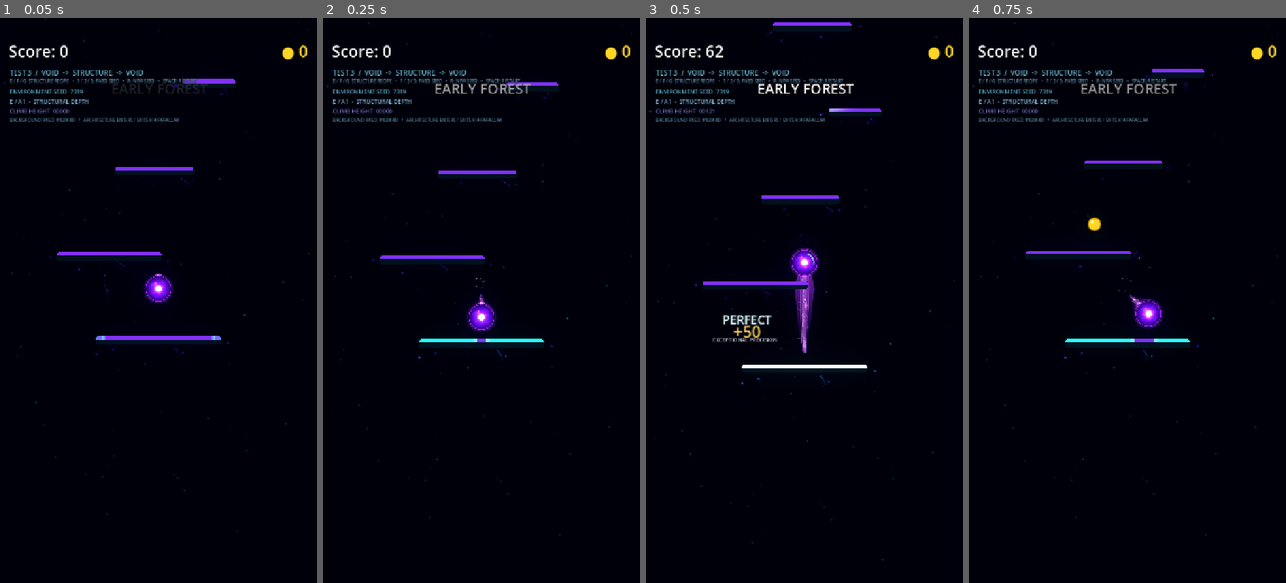
Above: before the commit, frames 1-4 (left to right).
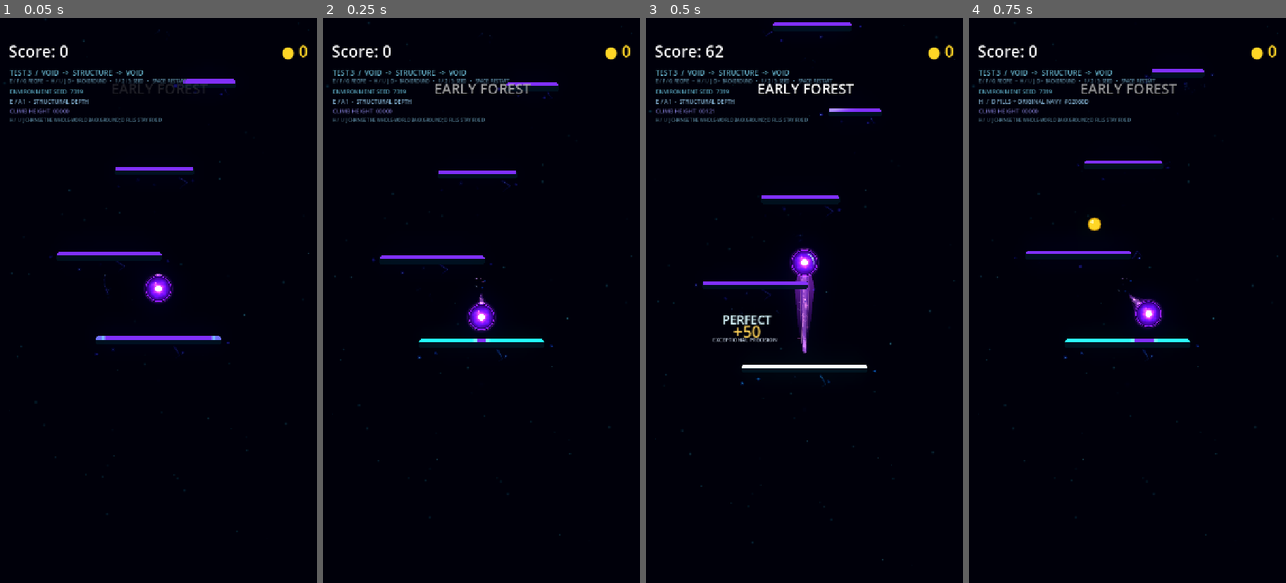
Above: after the commit, the same moments.

Repository: Kryodo/TowerJump
Game: Godot game, scene res://scenes/environment_architecture_transition_test.tscn
Same seed, same stepped clock (60 frames per second), same inputs: the game is played once before the commit and once after it. This scene is started directly instead of the project's main scene.
Inputs (mouse positions are in pixels of both pictures, inside the frame that each line leads up to):
- Up to frame 1 (0.05 s): no input
- Up to frame 2 (0.25 s): no input
- Up to frame 3 (0.5 s): no input
- Up to frame 4 (0.75 s): tap Enter at 0.5 s; move the mouse to (1197, 272) at 0.52 s; hold Right (ui_right) from 0.53 s (still down); tap H at 0.6 s; click (1197, 272) at 0.67 s

The runs differ from the first frame. In frame 1, 0.5% of the frame differs, in the area x 3-63%, y 10-19%; in frame 2, 0.5%; in frame 3, 0.5%; in frame 4, 0.7%.

Commit message:
Add whole-world D background transition comparisons

Diff:
--- a/scripts/environment_architecture_transition_test.gd
+++ b/scripts/environment_architecture_transition_test.gd
@@ -8,6 +8,11 @@
 
 const STRUCTURE_TOP_Y: float = -9000.0
 const STRUCTURE_BOTTOM_Y: float = -6000.0
+
+const BG_ORIGINAL_NAVY := Color(0.007843138, 0.023529412, 0.050980393, 1.0) # #02060D
+const BG_INTERMEDIATE_BLUE_BLACK := Color(0.003921569, 0.019607844, 0.039215688, 1.0) # #01050A
+const BG_NEAR_BLACK := Color(0.003921569, 0.011764706, 0.02745098, 1.0) # #010307
+const D_BACKGROUND_PALETTE_VARIANT: int = 3
 
 # Existing palette enum values: E/A1 = 4, F/A2 = 5, new hybrid G = 6.
 enum ArchitectureRecipe {
@@ -21,11 +26,13 @@
 var _game: Node2D
 var _camera: Camera2D
 var _ball: CharacterBody2D
+var _base_background: ColorRect
 var _background: Node2D
 var _seed_label: Label
 var _recipe_label: Label
 var _height_label: Label
 var _recipe: int = ArchitectureRecipe.A1_STRUCTURAL_DEPTH
+var _d_background_trial: int = -1 # -1 means use E/F/G with the original navy background.
 var _start_y: float
 var _seed_rng := RandomNumberGenerator.new()
 
@@ -54,8 +61,9 @@
 
 	_camera = _game.get_node_or_null("GameCamera") as Camera2D
 	_ball = _game.get_node_or_null("Ball") as CharacterBody2D
-	if _camera == null or _ball == null:
-		push_error("Architecture Transition Test: Main scene is missing GameCamera or Ball.")
+	_base_background = _game.get_node_or_null("GameCamera/Background") as ColorRect
+	if _camera == null or _ball == null or _base_background == null:
+		push_error("Architecture Transition Test: Main scene is missing GameCamera, Ball, or GameCamera/Background.")
 		return
 
 	_start_y = _ball.global_position.y
@@ -83,6 +91,12 @@
 			_set_recipe(ArchitectureRecipe.A2_INTEGRATED_FAR)
 		KEY_G:
 			_set_recipe(ArchitectureRecipe.HYBRID)
+		KEY_H:
+			_set_d_background_trial(0)
+		KEY_I:
+			_set_d_background_trial(1)
+		KEY_J:
+			_set_d_background_trial(2)
 		KEY_R:
 			_randomize_seed()
 		KEY_1:
@@ -111,7 +125,7 @@
 	_background.z_index = -50
 	_game.add_child(_background)
 	_background.call("set_environment_seed", initial_seed)
-	_background.call("set_palette_variant", int(_recipe))
+	_apply_selected_presentation()
 
 
 func _create_overlay() -> void:
@@ -131,7 +145,7 @@
 
 	var instructions := Label.new()
 	instructions.position = Vector2(22.0, 136.0)
-	instructions.text = "E / F / G: STRUCTURE RECIPE   •   1 / 2 / 3: FIXED SEED   •   R: NEW SEED   •   SPACE: RESTART"
+	instructions.text = "E / F / G: RECIPE   •   H / I / J: D + BACKGROUND   •   1 / 2 / 3: SEED   •   SPACE: RESTART"
 	instructions.add_theme_font_size_override("font_size", 10)
 	instructions.add_theme_color_override("font_color", Color(0.36, 0.54, 0.64, 0.95))
 	instructions.add_theme_color_override("font_outline_color", Color(0.0, 0.01, 0.025, 1.0))
@@ -164,7 +178,7 @@
 
 	var background_note := Label.new()
 	background_note.position = Vector2(22.0, 224.0)
-	background_note.text = "BACKGROUND FIXED  #02060D   •   ARCHITECTURE ENTERS / EXITS VIA PARALLAX"
+	background_note.text = "H / I / J CHANGE THE WHOLE-WORLD BACKGROUND; D FILLS STAY FIXED"
 	background_note.add_theme_font_size_override("font_size", 10)
 	background_note.add_theme_color_override("font_color", Color(0.36, 0.54, 0.64, 0.90))
 	background_note.add_theme_color_override("font_outline_color", Color(0.0, 0.01, 0.025, 1.0))
@@ -176,9 +190,40 @@
 
 func _set_recipe(value: int) -> void:
 	_recipe = value
+	_d_background_trial = -1
+	_apply_selected_presentation()
+	_update_recipe_label()
+
+
+func _set_d_background_trial(value: int) -> void:
+	# Keep D's structural fills identical while switching the entire world's backdrop.
+	_recipe = D_BACKGROUND_PALETTE_VARIANT
+	_d_background_trial = clampi(value, 0, 2)
+	_apply_selected_presentation()
+	_update_recipe_label()
+
+
+func _selected_background_color() -> Color:
+	match _d_background_trial:
+		1:
+			return BG_INTERMEDIATE_BLUE_BLACK
+		2:
+			return BG_NEAR_BLACK
+		_:
+			return BG_ORIGINAL_NAVY
+
+
+func _apply_selected_presentation() -> void:
+	var selected_background: Color = _selected_background_color()
+	if _base_background != null:
+		# This ColorRect covers the whole viewport on every frame/height, so this is
+		# a true global void-color change rather than a band confined to the structure.
+		_base_background.color = selected_background
 	if _background != null:
-		_background.call("set_palette_variant", int(_recipe))
-	_update_recipe_label()
+		_background.call("set_palette_variant", _recipe)
+		# Match the transition-band fill to the global background so no color seam
+		# appears at the bounds. The manager override is off by default in the A-F scene.
+		_background.call("set_background_fill_override", selected_background)
 
 
 func _set_seed(value: int) -> void:
@@ -207,6 +252,15 @@
 func _update_recipe_label() -> void:
 	if _recipe_label == null:
 		return
+	if _d_background_trial >= 0:
+		match _d_background_trial:
+			0:
+				_recipe_label.text = "H  /  D FILLS + ORIGINAL NAVY  #02060D"
+			1:
+				_recipe_label.text = "I  /  D FILLS + INTERMEDIATE  #01050A"
+			2:
+				_recipe_label.text = "J  /  D FILLS + NEAR-BLACK  #010307"
+		return
 	match _recipe:
 		ArchitectureRecipe.A1_STRUCTURAL_DEPTH:
 			_recipe_label.text = "E / A1  -  STRUCTURAL DEPTH"
